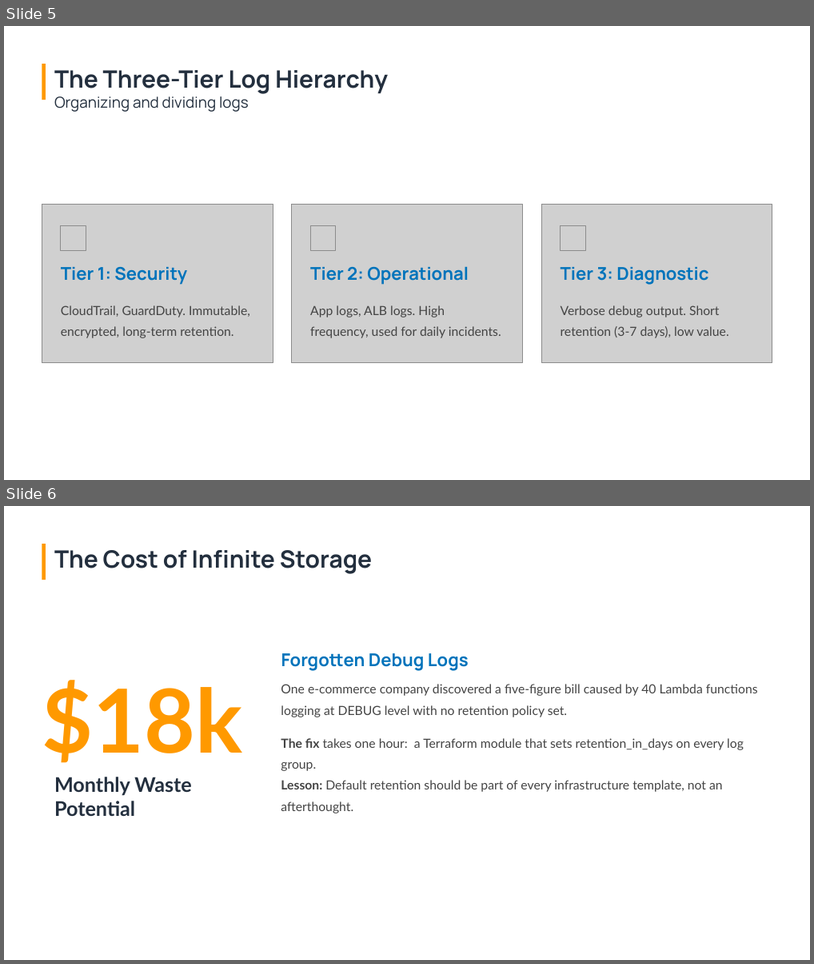
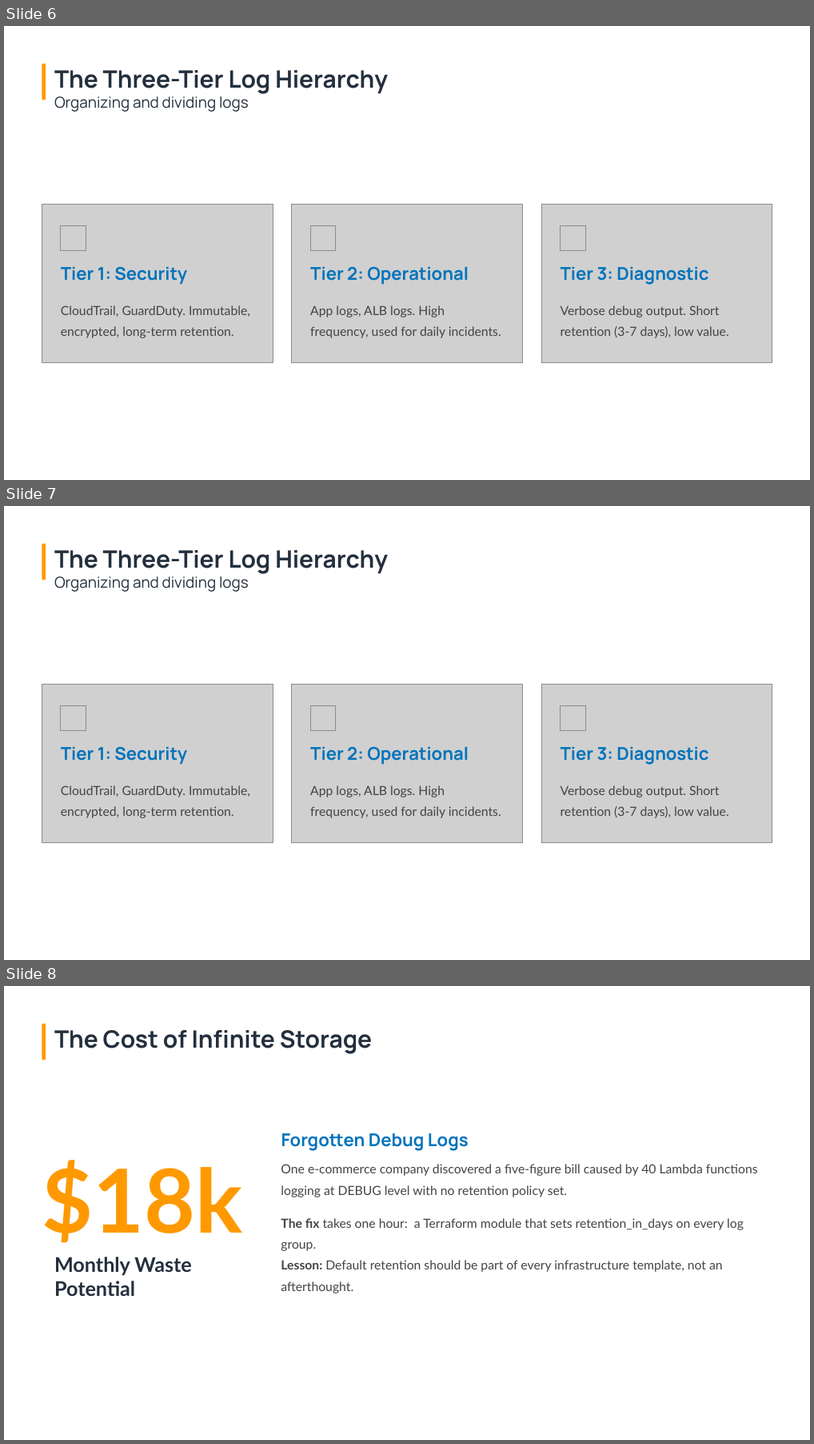
Before and after one commit to vleramehmeti/Prezentimi_CLM, a slide deck: Prezentimi - Genpact.pptx. Shown one above the other, each under a label of ours: slides 5 and 6 before the commit, slides 6, 7 and 8 after it. The pictures are 814x964 and 814x1444 pixels, drawn with LibreOffice and Linux fonts; fonts in the diff are those of the drawing; grey boxes stand for pictures; background and template pictures are left out. Boxes give left, top, right and bottom in pixels: in the first picture for what was removed or moved away, otherwise in the second. Text is boxed around its words. In the diff, an @@ line names an element or a change of style, - is before the commit and + after.

```diff
--- a/Prezentimi - Genpact.pptx
+++ b/Prezentimi - Genpact.pptx
@@ slide 7 added at (4,506,810,960), background picture (left out) @@
@@ rectangle added at (42,544,45,579), fill #FF9900 @@
@@ text added at (54,550,388,592), 28.5 pt, text #232F3E, bold @@
+The Three-Tier Log Hierarchy
+Organizing and dividing logs
@@ picture added at (42,684,273,842) @@
@@ picture added at (292,684,523,842) @@
@@ picture added at (542,684,773,842) @@
@@ picture added at (61,706,86,731) @@
@@ picture added at (310,706,336,731) @@
@@ picture added at (561,706,586,731) @@
@@ text added at (61,747,187,764), 21 pt, text #0073BB, bold @@
+Tier 1: Security
@@ text added at (310,746,469,764), 21 pt, text #0073BB, bold @@
+Tier 2: Operational
@@ text added at (561,747,709,764), 21 pt, text #0073BB, bold @@
+Tier 3: Diagnostic
@@ text added at (61,785,250,818), 15 pt, text #444444 @@
+CloudTrail, GuardDuty. Immutable, encrypted, long-term retention.
@@ text added at (310,785,502,818), 15 pt, text #444444 @@
+App logs, ALB logs. High frequency, used for daily incidents.
@@ text added at (561,785,729,818), 15 pt, text #444444 @@
+Verbose debug output. Short retention (3-7 days), low value.
@@ what was slide 5 is now slide 6 @@
@@ what was slide 6 is now slide 8 @@
```
Also in this commit, not shown: 1 other slide added.
